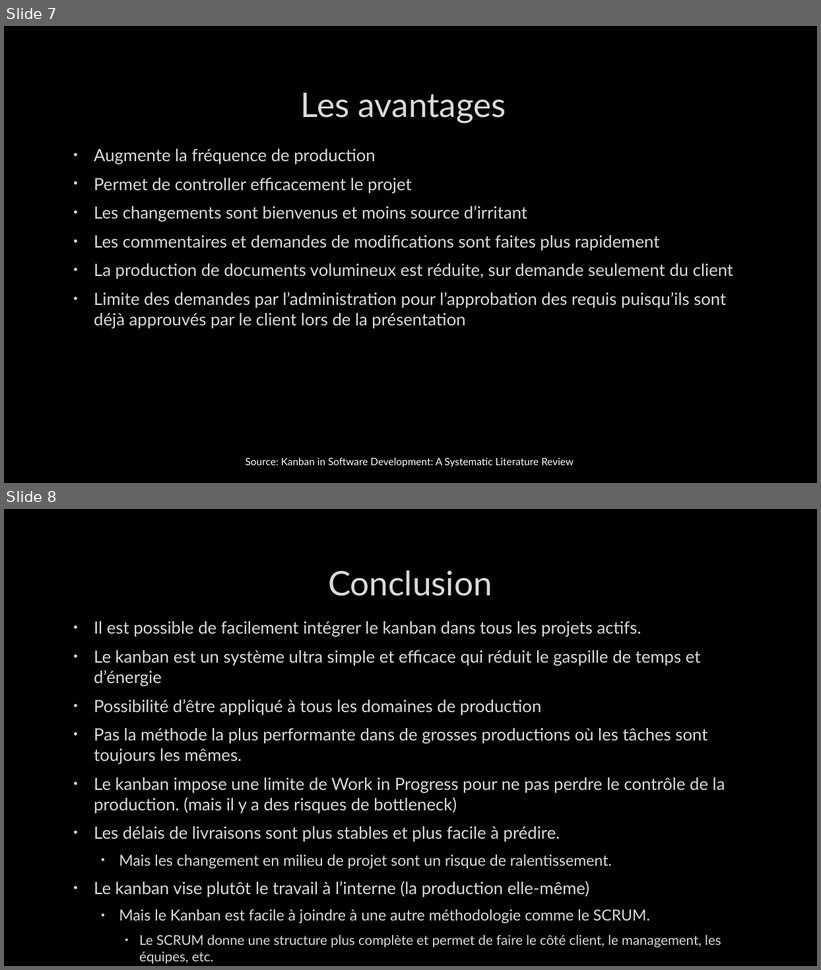
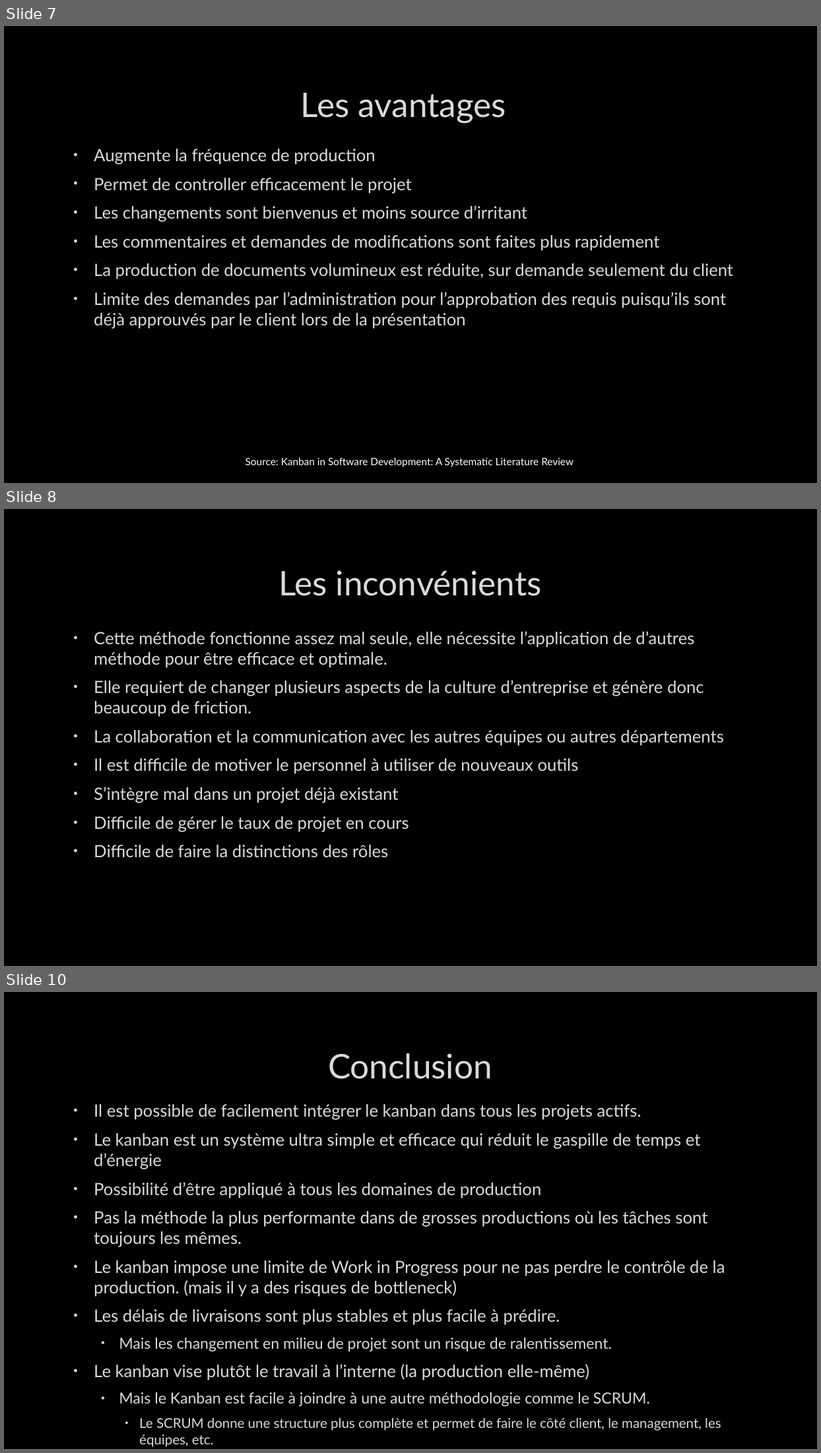
Before and after one commit to joyaAmora/Analyse_relationnelle, a slide deck: PP-DAVE.pptx. Shown one above the other, each under a label of ours: slides 7 and 8 before the commit, slides 7, 8 and 10 after it; the slides between them are not shown. The pictures are 821x970 and 821x1453 pixels, drawn with LibreOffice and Linux fonts; fonts in the diff are those of the drawing; background and template pictures are left out. Boxes give left, top, right and bottom in pixels: in the first picture for what was removed or moved away, otherwise in the second. Text is boxed around its words. In the diff, an @@ line names an element or a change of style, - is before the commit and + after.

Commit message:
inconvénients et questions

```diff
--- a/PP-DAVE.pptx
+++ b/PP-DAVE.pptx
@@ slide 8 added at bbox=[4, 509, 817, 966], background picture (left out) @@
@@ title added at bbox=[279, 570, 542, 596], 40 pt, text #DADADA @@
+Les inconvénients
@@ text added at bbox=[94, 631, 723, 857], 20 pt, text #DADADA @@
+• Cette méthode fonctionne assez mal seule, elle nécessite l’application de d’autres méthode pour être efficace et optimale.
+• Elle requiert de changer plusieurs aspects de la culture d’entreprise et génère donc beaucoup de friction.
+• La collaboration et la communication avec les autres équipes ou autres départements
+• Il est difficile de motiver le personnel à utiliser de nouveaux outils
+• S’intègre mal dans un projet déjà existant
+• Difficile de gérer le taux de projet en cours
+• Difficile de faire la distinctions des rôles
@@ what was slide 8 is now slide 10 @@
```
Also in this commit, not shown: 3 other slides added, 1 other file.
